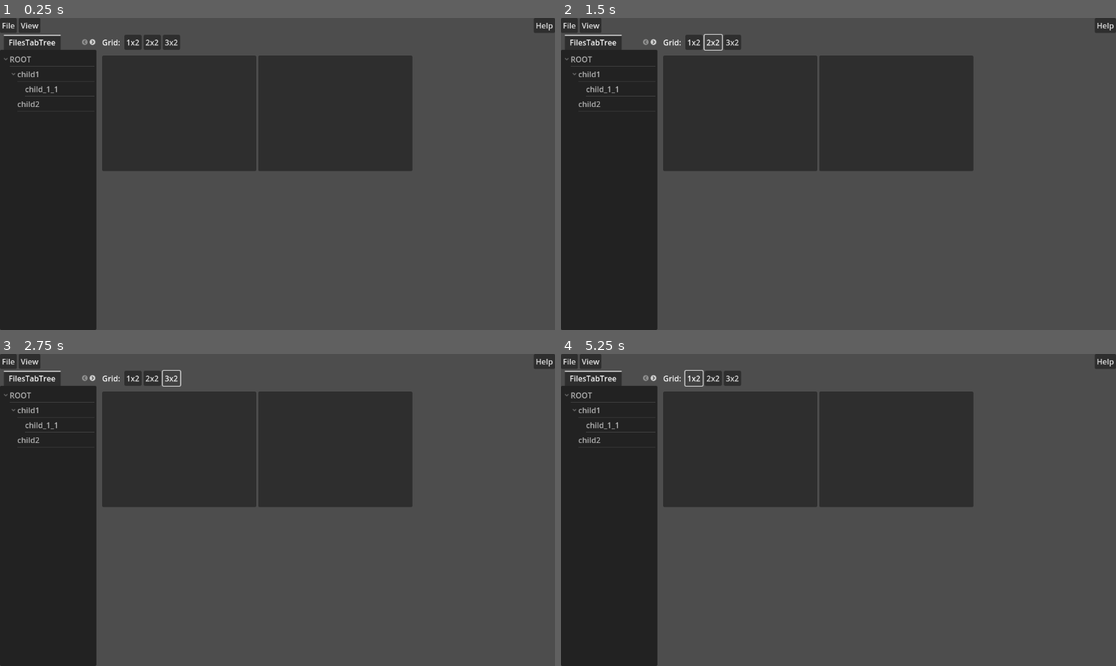
Above: before the commit, frames 1-4 (two rows, left to right).
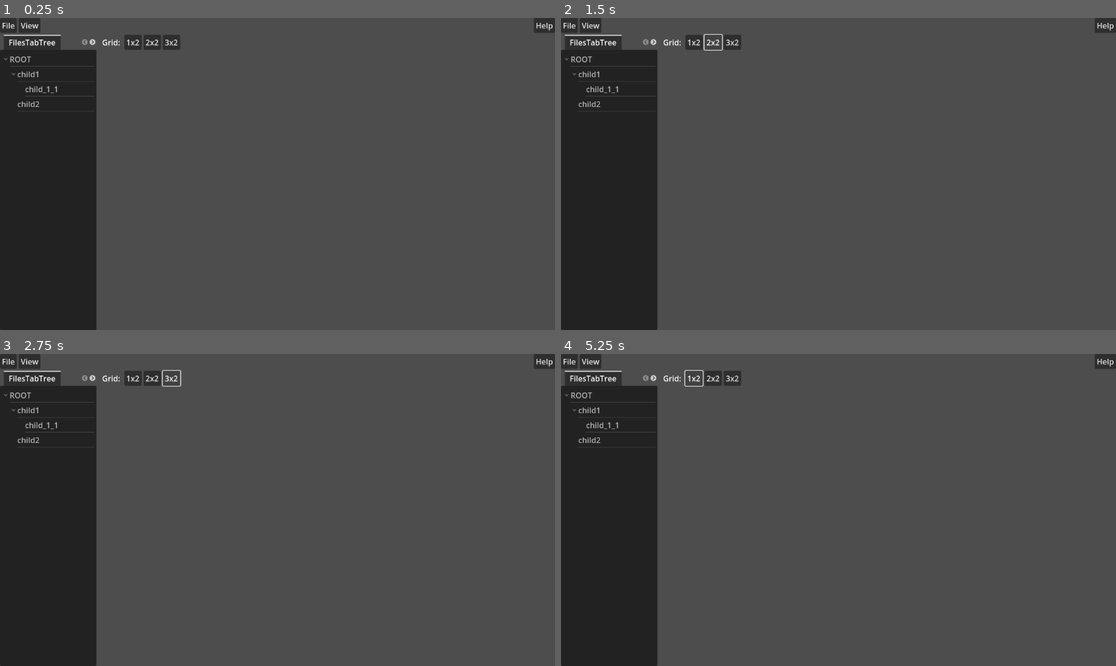
Above: after the commit, the same moments.

Repository: radioation/Godot_Rocks
Game: Godot game, scene res://Scene/Main/main.tscn
The game is run twice, just before and just after one commit, with the same random seed, the same clock (stepped at 60 frames per second) and the same inputs.
Inputs:
- Up to frame 1 (0.25 s): no input
- Up to frame 2 (1.5 s): click "1x2" at 0.5 s; click "2x2" at 1.25 s
- Up to frame 3 (2.75 s): click "3x2" at 2 s
- Up to frame 4 (5.25 s): click "1x2" at 2.75 s; click "2x2" at 3.5 s; click "3x2" at 4.25 s; click "1x2" at 5 s

The runs differ from the first frame. In frame 1, 21% of the frame differs, in the area x 18-75%, y 12-49%; in frame 2, 21%; in frame 3, 21%; in frame 4, 21%.

Commit message:
adding zoom/pan to image

Diff:
--- a/Gui/Scene/Main/main.tscn
+++ b/Gui/Scene/Main/main.tscn
@@ -113,24 +113,6 @@
 layout_mode = 2
 columns = 3
 
-[node name="Panel" type="Panel" parent="VBoxContainer/HSplitContainer/VSplitContainer/ScrollContainer/GridContainer"]
-custom_minimum_size = Vector2(320, 240)
-layout_mode = 2
-
-[node name="Label" type="Label" parent="VBoxContainer/HSplitContainer/VSplitContainer/ScrollContainer/GridContainer/Panel"]
-layout_mode = 0
-offset_right = 40.0
-offset_bottom = 23.0
-
-[node name="Panel2" type="Panel" parent="VBoxContainer/HSplitContainer/VSplitContainer/ScrollContainer/GridContainer"]
-custom_minimum_size = Vector2(320, 240)
-layout_mode = 2
-
-[node name="Label" type="Label" parent="VBoxContainer/HSplitContainer/VSplitContainer/ScrollContainer/GridContainer/Panel2"]
-layout_mode = 0
-offset_right = 40.0
-offset_bottom = 23.0
-
 [node name="FileDialog" type="FileDialog" parent="."]
 title = "Open a Directory"
 ok_button_text = "Select Current Folder"
--- a/Gui/Scene/View2D/view_2d.gd
+++ b/Gui/Scene/View2D/view_2d.gd
@@ -14,13 +14,12 @@
 var dragging : bool= false
 var drag_start := Vector2.ZERO
 
-@export var zoom_min: float = 0.5
+@export var zoom_min: float = 0.05
 @export var zoom_max: float = 10.0
 
 # Called when the node enters the scene tree for the first time.
 func _ready() -> void:
-	pass # Replace with function body.
-
+	pass
 
 # Called every frame. 'delta' is the elapsed time since the previous frame.
 func _process(delta: float) -> void:
@@ -62,7 +61,9 @@
 	if tex_rect.texture:
 		print("ZOOM: %.4f" % zoom )
 		var scaled := image_size * zoom
+
+		tex_rect.expand = true
 		tex_rect.custom_minimum_size = scaled
 		tex_rect.size = scaled
-		tex_rect.position = (size - scaled) * 0.5  * pan
+		tex_rect.position = (size - scaled) * 0.5  + pan
 		overlay.text = "%s  |  Zoom: %.2fx" % [file_path.get_file(), zoom]
